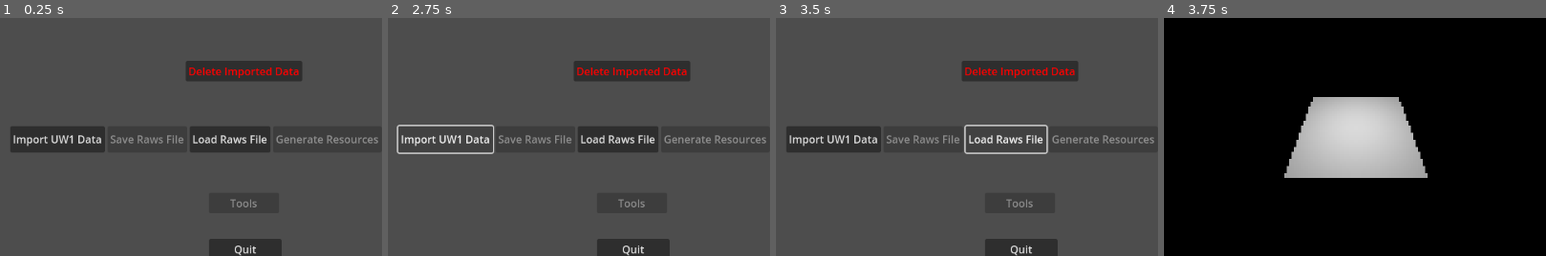
Above: before the commit, frames 1-4 (left to right).
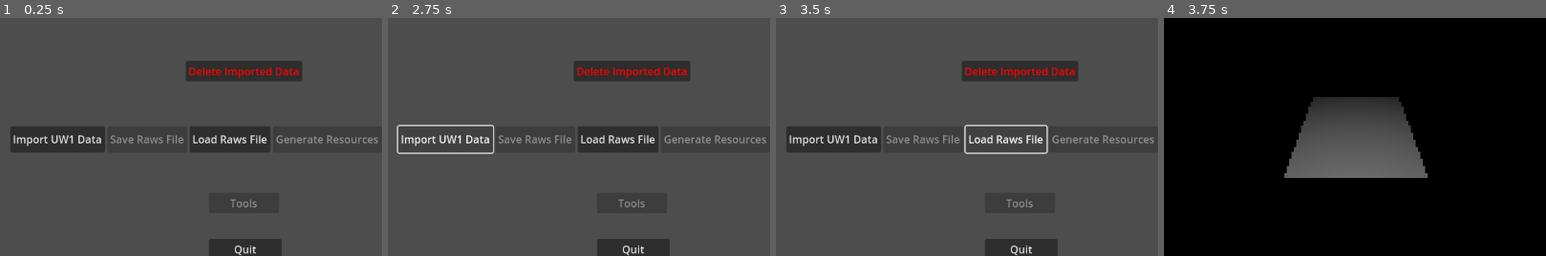
Above: after the commit, the same moments.

Repository: jastadj/uwgodot3
Game: Godot game, scene res://scenes/startup/startup.tscn
The game is run twice, just before and just after one commit, with the same random seed, the same clock (stepped at 60 frames per second) and the same inputs.
Inputs:
- Up to frame 1 (0.25 s): no input
- Up to frame 2 (2.75 s): click "Import UW1 Data" at 0.5 s; click "Import UW1 Data" at 1.25 s; click "Import UW1 Data" at 2 s
- Up to frame 3 (3.5 s): click "Load Raws File" at 2.75 s
- Up to frame 4 (3.75 s): click "Load Raws, Generate Resources…" at 3.5 s
The pictures show only the part of the screen within x 18-68%, y 19-69%; the shares and areas given below are measured in that part.

Frames 1-3 are identical in both runs. In frame 4, 10% of the frame differs, in the area x 31-69%, y 33-68%.
Error in both runs: Invalid access to property or key 'palettes' on a base object of type 'Dictionary'. (res://system/system.gd:67)

Commit message:
update texture filter to use nearest

Diff:
--- a/models/floor.tscn
+++ b/models/floor.tscn
@@ -1,19 +1,6 @@
-[gd_scene load_steps=5 format=3 uid="uid://te5170mgx4uc"]
+[gd_scene load_steps=4 format=3 uid="uid://te5170mgx4uc"]
 
 [ext_resource type="Shader" path="res://shaders/spatialshader_palette_rotation_uw1.gdshader" id="1_dh1u4"]
-
-[sub_resource type="ArrayMesh" id="ArrayMesh_sibyo"]
-_surfaces = [{
-"aabb": AABB(-1, 0, -1, 2, 1e-05, 2.00001),
-"format": 34359742465,
-"index_count": 6,
-"index_data": PackedByteArray(0, 0, 3, 0, 1, 0, 0, 0, 2, 0, 3, 0),
-"primitive": 3,
-"uv_scale": Vector4(0, 0, 0, 0),
-"vertex_count": 4,
-"vertex_data": PackedByteArray(0, 0, 128, 191, 0, 0, 0, 0, 0, 0, 128, 63, 0, 0, 128, 63, 0, 0, 0, 0, 0, 0, 128, 63, 0, 0, 128, 191, 0, 0, 0, 0, 0, 0, 128, 191, 0, 0, 128, 63, 0, 0, 0, 0, 0, 0, 128, 191)
-}]
-blend_shape_mode = 0
 
 [sub_resource type="ArrayMesh" id="ArrayMesh_dyysf"]
 resource_name = "floor_Plane"
@@ -29,7 +16,6 @@
 "vertex_data": PackedByteArray(0, 0, 128, 191, 0, 0, 0, 0, 0, 0, 128, 63, 0, 0, 128, 63, 0, 0, 0, 0, 0, 0, 128, 63, 0,  …(243 unchanged characters)…
 }]
 blend_shape_mode = 0
-shadow_mesh = SubResource("ArrayMesh_sibyo")
 
 [sub_resource type="ShaderMaterial" id="ShaderMaterial_wxxmo"]
 render_priority = 0
--- a/scenes/game/level/level.tscn
+++ b/scenes/game/level/level.tscn
@@ -14,5 +14,6 @@
 transform = Transform3D(1, 0, 0, 0, 0.814794, 0.579751, 0, -0.579751, 0.814794, 0, 2.22165, 2.36883)
 current = true
 
-[node name="OmniLight3D" type="OmniLight3D" parent="."]
-transform = Transform3D(1, 0, 0, 0, 1, 0, 0, 0, 1, 0, 1.43001, 0)
+[node name="OmniLight3D" type="OmniLight3D" parent="Camera3D"]
+transform = Transform3D(1, 0, 0, 0, 0.814794, -0.579751, 0, 0.579751, 0.814794, 0, 0, 0)
+light_energy = 0.5
--- a/shaders/spatialshader_palette_rotation_uw1.gdshader
+++ b/shaders/spatialshader_palette_rotation_uw1.gdshader
@@ -2,8 +2,7 @@
 render_mode specular_schlick_ggx;
 //render_mode unshaded;
 
-
-uniform sampler2D img;
+uniform sampler2D img : filter_nearest;
 // 4 color palette rotator
 uniform float speed_ms = 250.0;
 uniform vec2 scale = vec2(1.0,1.0);
